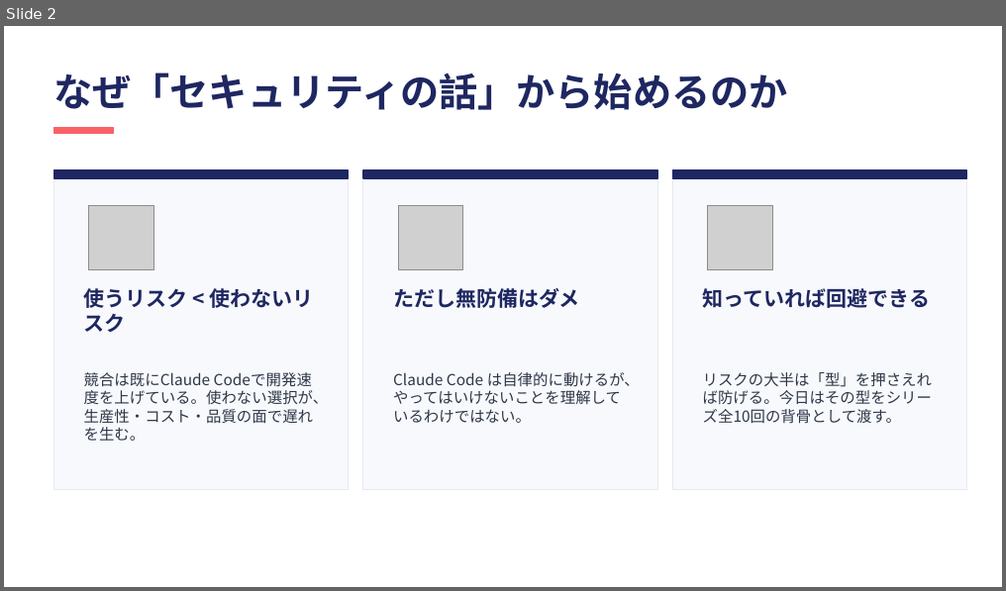
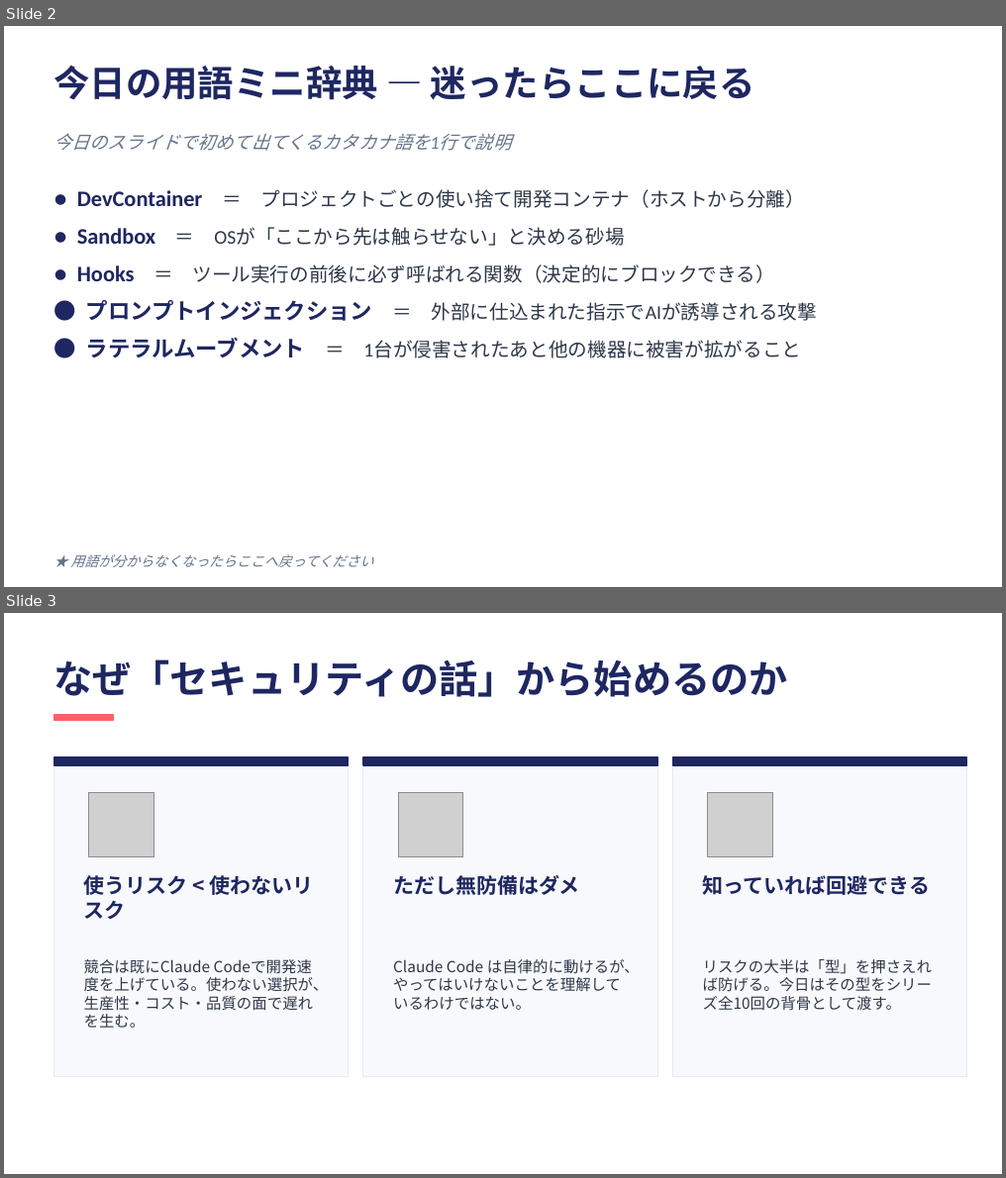
Before and after one commit to ktsuchida11/ClaudeWorkshop, a slide deck: session1/session1_full.pptx. Shown one above the other, each under a label of ours: slide 2 before the commit, slides 2 and 3 after it. The pictures are 1006x591 and 1006x1178 pixels, drawn with LibreOffice and Linux fonts; fonts in the diff are those of the drawing; grey boxes stand for pictures. Boxes give left, top, right and bottom in pixels: in the first picture for what was removed or moved away, otherwise in the second. Text is boxed around its words. In the diff, an @@ line names an element or a change of style, - is before the commit and + after.

```diff
--- a/session1/session1_full.pptx
+++ b/session1/session1_full.pptx
@@ slide 2 added at [4,26,1002,587], background #FFFFFF @@
@@ text added at [54,66,755,100], 26 pt, text #1E2761, bold @@
+今日の用語ミニ辞典 ― 迷ったらここに戻る
@@ text added at [54,133,430,151], 13 pt, text #64748B, italic @@
+今日のスライドで初めて出てくるカタカナ語を1行で説明
@@ text added at [77,189,818,359], 14 pt, text #2D3748 @@
+● DevContainer ＝ プロジェクトごとの使い捨て開発コンテナ（ホストから分離）
+● Sandbox ＝ OSが「ここから先は触らせない」と決める砂場
+● Hooks ＝ ツール実行の前後に必ず呼ばれる関数（決定的にブロックできる）
+● プロンプトインジェクション ＝ 外部に仕込まれた指示でAIが誘導される攻撃
+● ラテラルムーブメント ＝ 1台が侵害されたあと他の機器に被害が拡がること
@@ text added at [70,555,373,568], 10 pt, text #64748B, italic @@
+★ 用語が分からなくなったらここへ戻ってください
@@ what was slide 2 is now slide 3 @@
```
Also in this commit, not shown: 2 slides changed, 3 other slides added.
